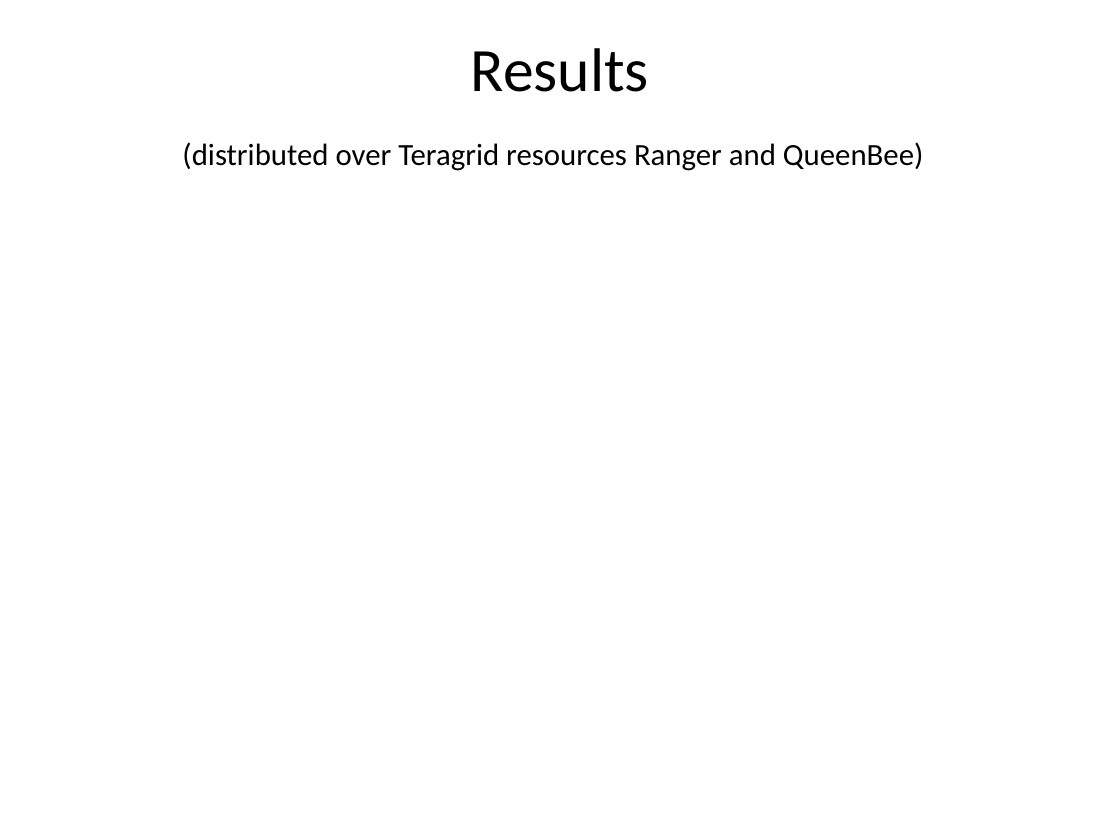
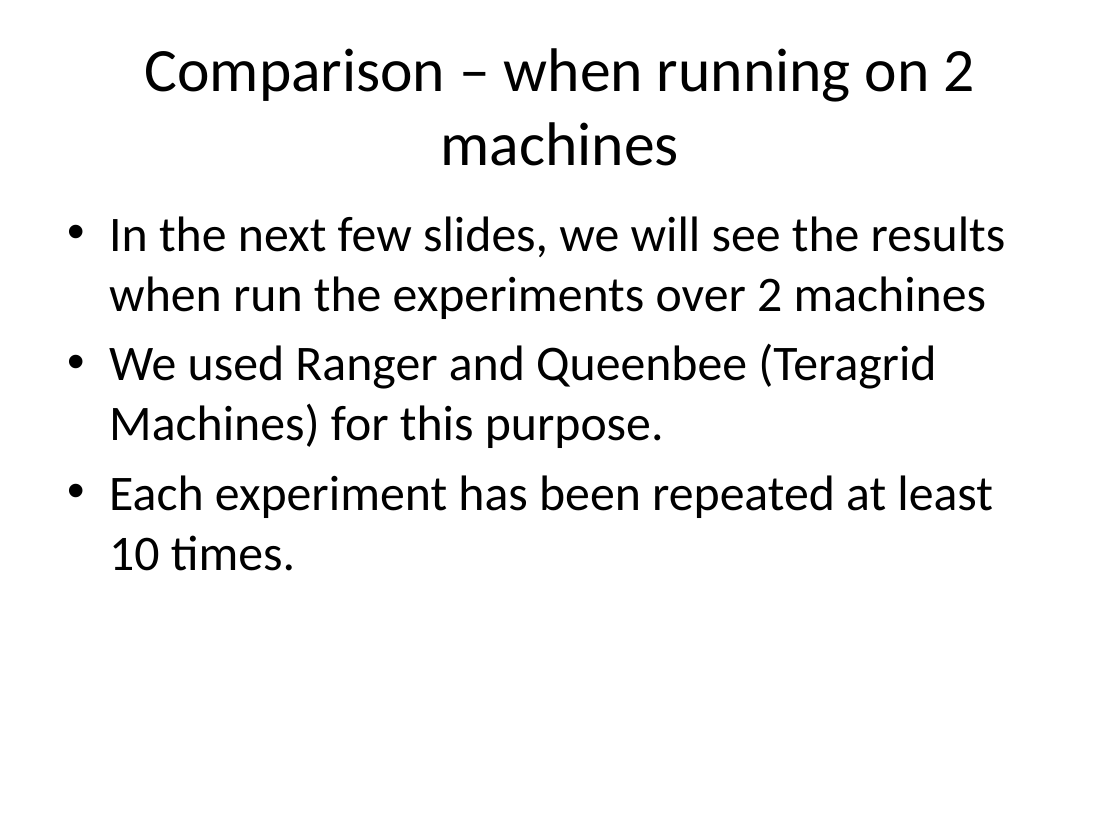
Before and after one commit to saga-project/saga-cpp-legacy-projects, a slide deck: slide 19 of papers/async-re/data/RE.pptx (slide 20 before the commit). Drawn at 1120x840 pixels with LibreOffice and Linux fonts; fonts in the diff are those of the drawing. Boxes give left, top, right and bottom in pixels: in the first picture for what was removed or moved away, otherwise in the second. Text is boxed around its words. In the diff, an @@ line names an element or a change of style, - is before the commit and + after.

```diff
--- a/papers/async-re/data/RE.pptx
+++ b/papers/async-re/data/RE.pptx
@@ title at <box>145,48,974,166</box>: text changed; size 19.8 to 39.6 pt @@
-Results
-(distributed over Teragrid resources Ranger and QueenBee)
+Comparison – when running on 2 machines
@@ text added at <box>109,216,1006,571</box>, 32 pt, text #000000 @@
+• In the next few slides, we will see the results when run the experiments over 2 machines
+• We used Ranger and Queenbee (Teragrid Machines) for this purpose.
+• Each experiment has been repeated at least 10 times.
```
Also in this commit, not shown: 8 other slides changed, 4 slides added, 1 slide removed, 3 other files.
